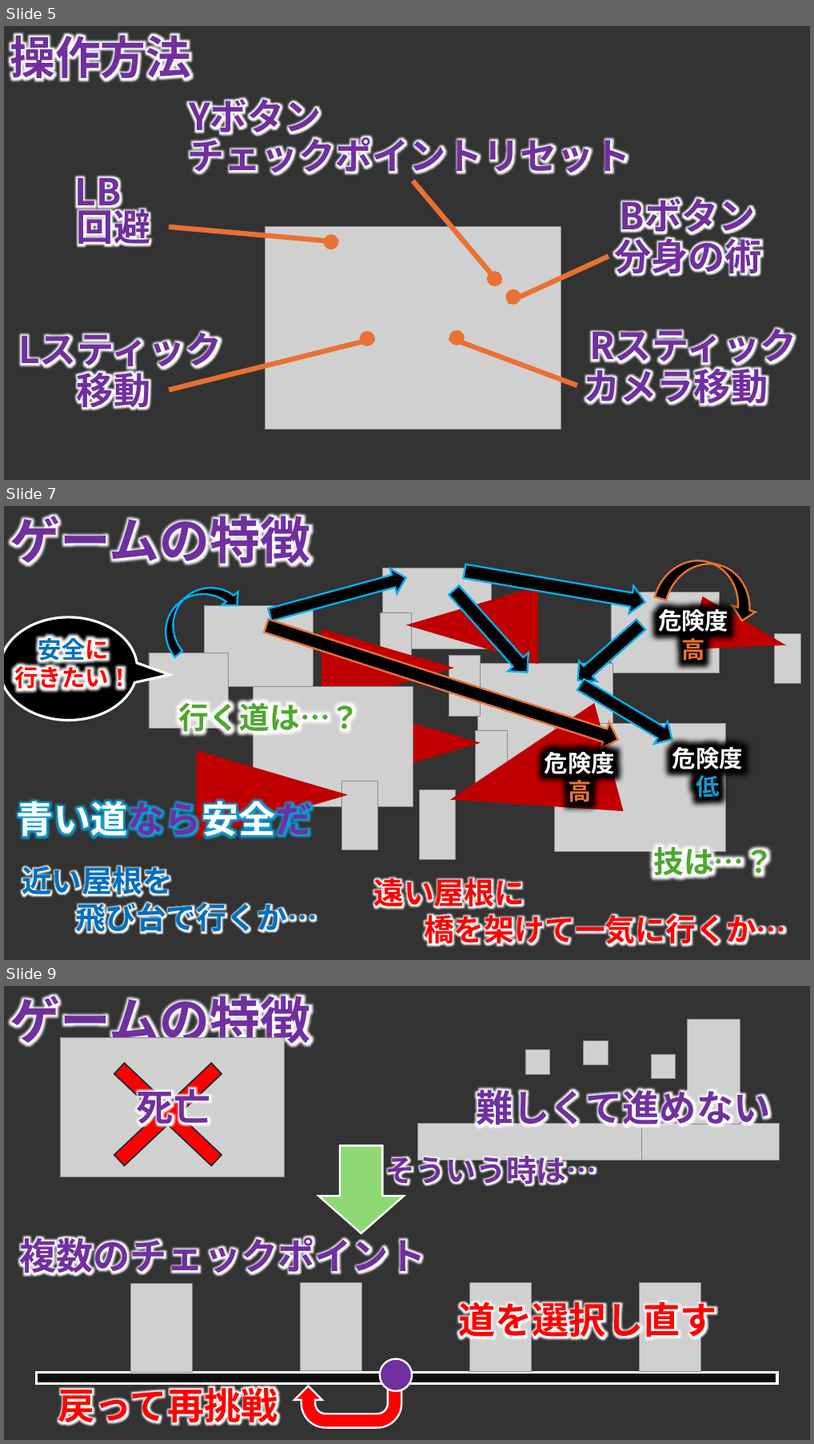
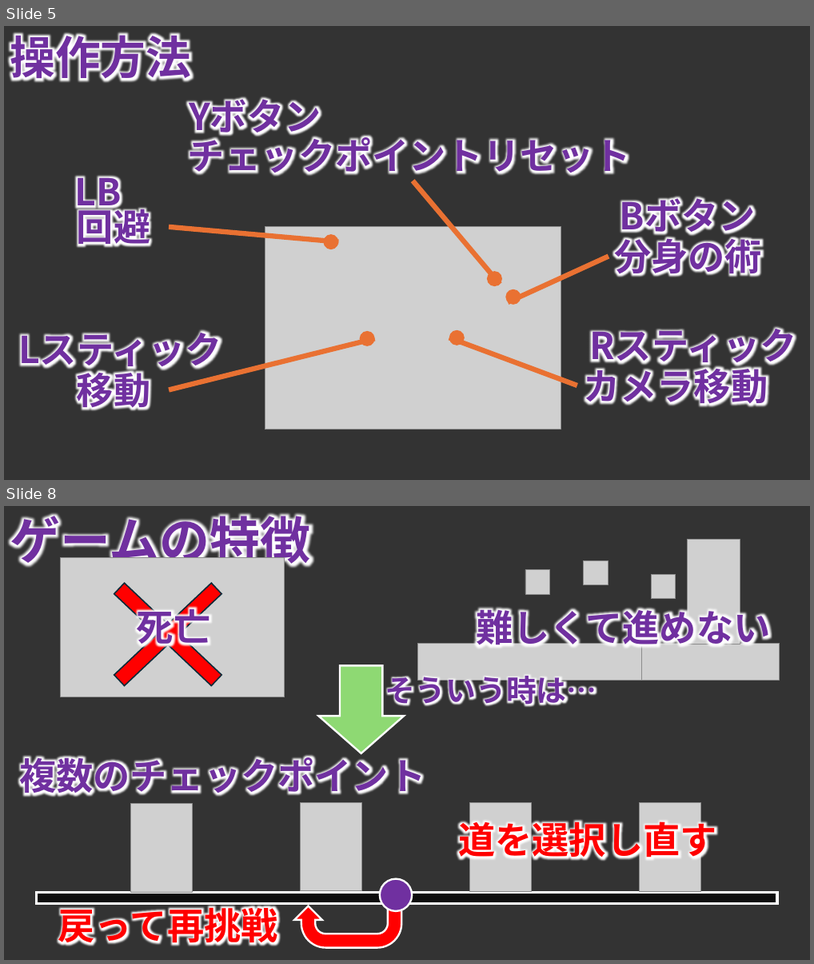
Before and after one commit to TomoyaKanazaki/TeamNinja, a slide deck: 98_plan/00_pptx/100_mainplan.pptx. Shown one above the other, each under a label of ours: slides 5, 7 and 9 before the commit, slides 5 and 8 after it; the slides between them are not shown. The pictures are 814x1444 and 814x964 pixels, drawn with LibreOffice and Linux fonts; fonts in the diff are those of the drawing; grey boxes stand for pictures; background and template pictures are left out. Boxes give left, top, right and bottom in pixels: in the first picture for what was removed or moved away, otherwise in the second. Text is boxed around its words. In the diff, an @@ line names an element or a change of style, - is before the commit and + after.

```diff
--- a/98_plan/00_pptx/100_mainplan.pptx
+++ b/98_plan/00_pptx/100_mainplan.pptx
@@ slide 7 removed at (x1=4, y1=506, x2=810, y2=960), background picture (left out); not listed: 1 template element that a slide beside it also shows @@
@@ text removed at (x1=10, y1=508, x2=310, y2=572) @@
-ゲームの特徴
@@ group removed at (x1=4, y1=551, x2=802, y2=860): 13 pictures, 6 triangles, 6 right arrows, 2 curved right arrows, 1 speech bubble, 1 text @@
-安全に
-行きたい！
@@ text removed at (x1=658, y1=606, x2=729, y2=660) @@
-危険度
-高
@@ text removed at (x1=179, y1=697, x2=361, y2=736) @@
-行く道は…？
@@ text removed at (x1=673, y1=743, x2=743, y2=801) @@
-危険度
-低
@@ text removed at (x1=545, y1=748, x2=615, y2=802) @@
-危険度
-高
@@ text removed at (x1=17, y1=795, x2=313, y2=842) @@
-青い道なら安全だ
@@ text removed at (x1=22, y1=861, x2=317, y2=936) @@
-近い屋根を
-飛び台で行くか…
@@ text removed at (x1=654, y1=842, x2=774, y2=881) @@
-技は…？
@@ text removed at (x1=374, y1=873, x2=787, y2=948) @@
-遠い屋根に
-橋を架けて一気に行くか…
@@ what was slide 9 is now slide 8 @@
```
Also in this commit, not shown: 5 slides changed.
